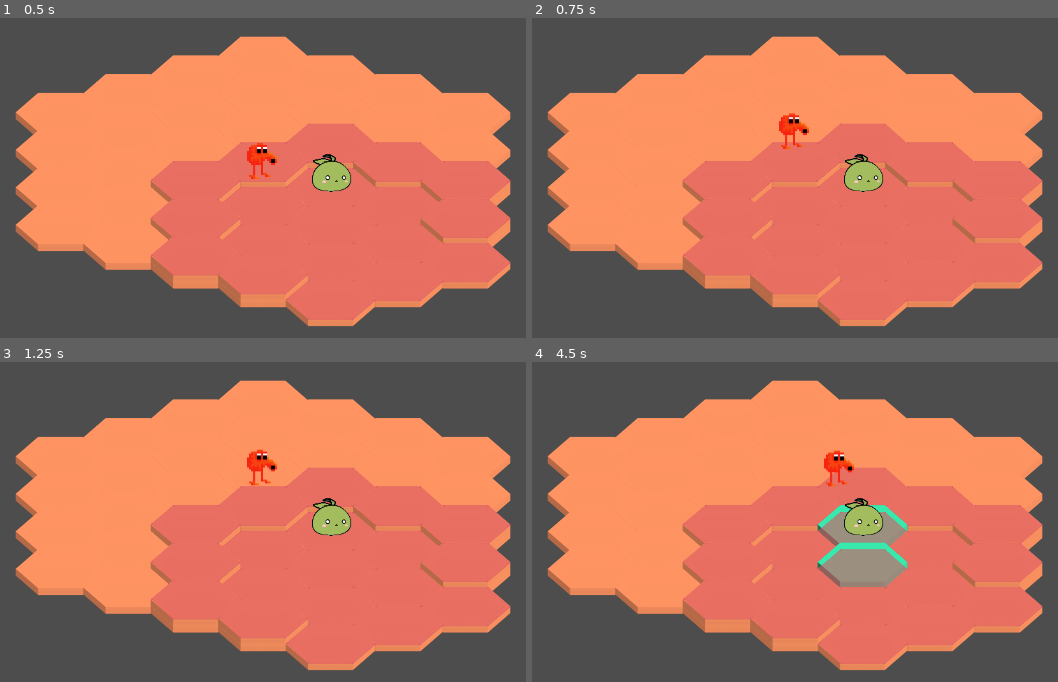
Above: before the commit, frames 1-4 (two rows, left to right).
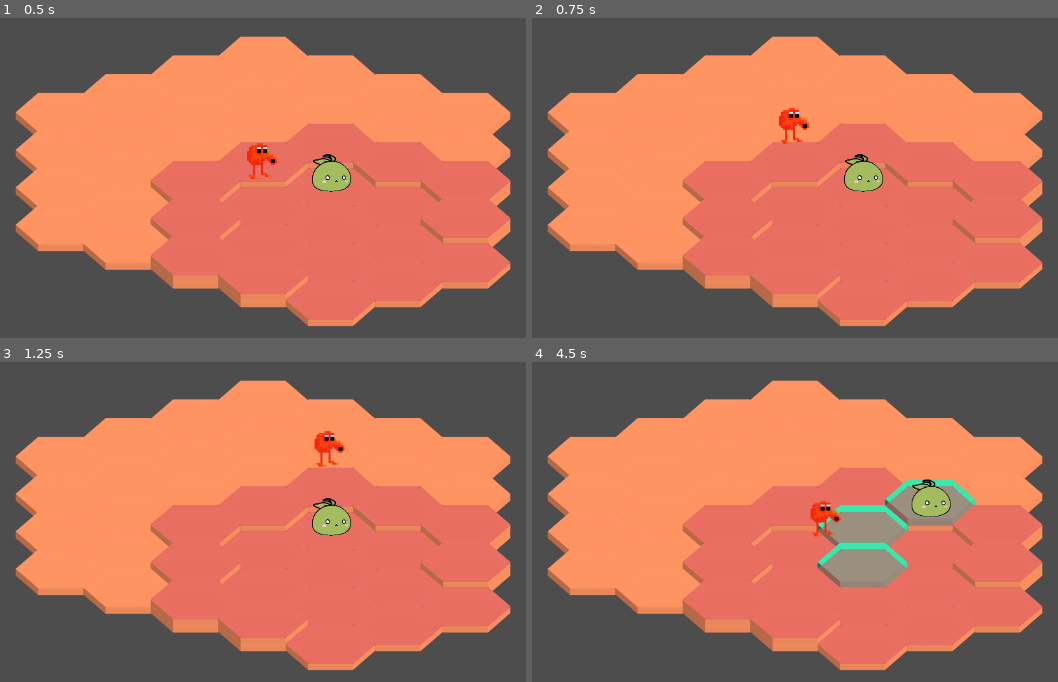
Above: after the commit, the same moments.

Repository: JayAiJoe/SlimeScaper
Game: Godot game, scene res://Scenes/map2d.tscn
The game is run twice, just before and just after one commit, with the same random seed, the same clock (stepped at 60 frames per second) and the same inputs.
Inputs:
- Up to frame 1 (0.5 s): no input
- Up to frame 2 (0.75 s): tap Enter at 0.5 s; hold Right (ui_right) from 0.53 s (still down); tap W (move_N) at 0.6 s
- Up to frame 3 (1.25 s): keep holding Right (ui_right); tap E (move_NE) at 0.8 s
- Up to frame 4 (4.5 s): release Right (ui_right) at 1.28 s; hold Down (ui_down) 1.28-2.03 s; tap E (move_NE) at 1.35 s; tap Q (move_NW) at 1.55, 2.1 s; hold Right (ui_right) 2.03-2.78 s; tap S (move_S) at 2.3, 2.85 s; hold Up (ui_up) 2.78-3.53 s; tap D (move_SE) at 3.05, 3.6 s; hold Left (ui_left) from 3.53 s (still down); tap A (move_SW) at 3.8, 4.35 s

Frame 1 is identical in both runs. In frame 2, 0.3% of the frame differs, in the area x 46-53%, y 28-41%; in frame 3, 0.7%; in frame 4, 3.3%, in the area x 52-85%, y 27-55%.

Commit message:
trail movement

Diff:
--- a/Autoloads/GameData.gd
+++ b/Autoloads/GameData.gd
@@ -10,8 +10,18 @@
 	"move_S" : Vector2(0,1),
 }
 
+const DIRECTION_NAMES = {
+	Vector2(1,0) : "move_SE",
+	Vector2(1,-1) : "move_NE",
+	Vector2(0,-1) : "move_N",
+	Vector2(-1,0) : "move_NW",
+	Vector2(-1,1) : "move_SW",
+	Vector2(0,1) : "move_S",
+}
+
+const PLAYER_TRAIL_STRENGTH = 7
+
 enum TERRAIN_TYPES {DIRT, GRASS, ROCK, WATER}
-
 
 enum SLIME_TYPES {GRASS, WATER, ROCK, FIRE}
 
--- a/Autoloads/Utils.gd
+++ b/Autoloads/Utils.gd
@@ -22,3 +22,21 @@
 func coordinates_to_global(coordinates:Vector2, scale = Vector2(TILE_WIDTH/2,TILE_HEIGHT/2)) -> Vector2:
 	return Vector2( SCREEN_CENTER.x + (3/2 * coordinates.x                                 ) * scale.x,
 					SCREEN_CENTER.y + (sqrt(3)/2 * coordinates.x + sqrt(3) * coordinates.y ) * scale.y)
+
+func get_coords_in_ring(center:Vector2, radius:int) -> Array:
+	var result = []
+	var current = Vector2(-1,1)*radius + center
+
+	for dir in GameData.DIRECTIONS:
+		for i in range(radius):
+			result.append(current)
+			current += GameData.DIRECTIONS[dir]
+	return result
+
+func get_coords_in_radius(center:Vector2, radius:int, include_center = false) -> Array:
+	var results = []
+	if include_center:
+		results.append(center)
+	for i in range(1,radius+1):
+		results += get_coords_in_ring(center, i)
+	return results
--- a/Scenes/Map2d.gd
+++ b/Scenes/Map2d.gd
@@ -16,18 +16,20 @@
 	test_grid()
 
 func test_grid():
-	var coords = get_coords_in_radius(Vector2(0,0),3, true)
+	var coords = Utils.get_coords_in_radius(Vector2(0,0),3, true)
 	for coord in coords:
 		add_new_tile(coord)
-	coords = get_coords_in_ring(Vector2(1,1),2)
+	coords = Utils.get_coords_in_ring(Vector2(1,1),2)
 	for coord in coords:
 		add_new_tile(coord)
-	highlight_tiles(get_coords_in_radius(Vector2(1,1),2, true))
+	highlight_tiles(Utils.get_coords_in_radius(Vector2(1,1),2, true))
 
 
 
 func connect_starting_signals() -> void:
 	$slime.landed.connect(change_top_level) #test functionm
+	$Player.landed.connect(update_trails)
+
 
 func add_new_tile(coordinates : Vector2, terrain = "dirt") -> void:
 	if coordinates in grid:
@@ -42,11 +44,11 @@
 	#fix global scaling
 
 func check_grid_size(new_tile_pos: Vector2):
-	print("new pos ", new_tile_pos)
+	#print("new pos ", new_tile_pos)
 	var old_tl = top_left
 	var old_br = bot_right
 	if grid.is_empty():
-		print("empty grid", new_tile_pos)
+		#print("empty grid", new_tile_pos)
 		top_left = new_tile_pos
 		bot_right = new_tile_pos
 	else:
@@ -58,30 +60,14 @@
 	if old_tl != top_left or old_br != bot_right:
 		#resize na
 		var max_length = max(bot_right.x - top_left.x, bot_right.y - top_left.y)
-		print("top_left ",top_left)
-		print("bot_right ",bot_right)
+		#print("top_left ",top_left)
+		#print("bot_right ",bot_right)
 		if max_length:
 			map_scale = Utils.SCREEN_HEIGHT/max_length*0.9
 		$Camera.set_zoom(map_scale*Vector2(1,1))
 		$Camera.set_position(Vector2((bot_right.x + top_left.x)/2,(bot_right.y + top_left.y)/2))
 
-func get_coords_in_ring(center:Vector2, radius:int) -> Array:
-	var result = []
-	var current = Vector2(-1,1)*radius + center
 
-	for dir in GameData.DIRECTIONS:
-		for i in range(radius):
-			result.append(current)
-			current += GameData.DIRECTIONS[dir]
-	return result
-
-func get_coords_in_radius(center:Vector2, radius:int, include_center = false) -> Array:
-	var results = []
-	if include_center:
-		results.append(center)
-	for i in range(1,radius+1):
-		results += get_coords_in_ring(center, i)
-	return results
 
 func highlight_tiles(tiles:Array) -> void:
 	for coord in tiles:
@@ -93,3 +79,8 @@
 	var top_level : Level = grid[coordinates].get_top_level()
 	if top_level.type in GameData.TERRAIN_REACTIONS and slime_type in GameData.TERRAIN_REACTIONS[top_level.type]:
 		top_level.set_type(GameData.TERRAIN_REACTIONS[top_level.type][slime_type])
+
+func update_trails(new_coords : Vector2) -> void:
+	for tile in grid.values():
+		(tile as Tile2D).decrement_trail_level()
+	(grid[new_coords] as Tile2D).set_trail_level(GameData.PLAYER_TRAIL_STRENGTH)
--- a/Scenes/player.gd
+++ b/Scenes/player.gd
@@ -1,13 +1,17 @@
 extends Node2D
 
 
+const MOVE_TIME = 0.25
 
 var current_coord
 var animating = false
 
-const JUMP_VELOCITY = -350.0
-var gravity = ProjectSettings.get_setting("physics/2d/default_gravity") * 2
+const JUMP_VELOCITY = -400.0
+var gravity = ProjectSettings.get_setting("physics/2d/default_gravity") * 3
 var velocity_y = 0
+
+var move_queue : Array = []
+var move_queue_max : int = 1
 
 @onready var sprite : Sprite2D = $Sprite2D
 
@@ -24,7 +28,12 @@
 func _input(event):
 	for dir in GameData.DIRECTIONS:
 		if event.is_action_pressed(dir):
-			move_dir(dir)
+			if move_queue.size() < move_queue_max:
+				move_queue.append(dir)
+
+func _process(delta):
+	if not animating and move_queue.size() > 0:
+		move_dir(move_queue.pop_front())
 
 func _physics_process(delta):
 	if velocity_y != 0:
@@ -43,7 +52,7 @@
 	var tween = get_tree().create_tween()
 	tween.finished.connect(set_animating.bind(false))
 	set_animating(true)
-	tween.tween_property(self, "position", Utils.grid.grid[current_coord].get_top_pos(), 0.4)
+	tween.tween_property(self, "position", Utils.grid.grid[current_coord].get_top_pos(), MOVE_TIME)
 	velocity_y = JUMP_VELOCITY
 	tween.tween_callback(emit_signal.bind("landed", current_coord))
 
--- a/Scenes/slime.gd
+++ b/Scenes/slime.gd
@@ -1,11 +1,4 @@
 extends Node2D
-
-const DIR = {   "move_SE": Vector2(1,0),
-				"move_NE": Vector2(1,-1),
-				"move_N" : Vector2(0,-1),
-				"move_NW": Vector2(-1,0),
-				"move_SW": Vector2(-1,1),
-				"move_S" : Vector2(0,1),}
 
 var current_coord
 var animating = false
@@ -14,7 +7,11 @@
 var gravity = ProjectSettings.get_setting("physics/2d/default_gravity") * 2
 var velocity_y = 0
 
+
 var type = GameData.SLIME_TYPES.GRASS
+
+var los : Array = []
+var vision_range : int = 1
 
 @onready var sprite : Sprite2D = $Sprite2D
 @onready var animation_player = $AnimationPlayer
@@ -28,7 +25,10 @@
 
 	Utils.set_screen_rect(get_viewport_rect())
 	current_coord = Vector2(1,0)
+	update_los(current_coord)
 	set_position(Utils.coordinates_to_global(current_coord))
+
+
 
 	#animation_player.play("idle")
 
@@ -62,7 +62,7 @@
 func move_dir(dir : String) -> void:
 	if animating:
 		return
-	var new_coord = current_coord + DIR[dir]
+	var new_coord = current_coord + GameData.DIRECTIONS[dir]
 	if not new_coord in Utils.grid.grid:
 		return
 	current_coord = new_coord
@@ -72,6 +72,27 @@
 	tween.tween_property(self, "position", Utils.coordinates_to_global(current_coord), 0.4)
 	velocity_y = JUMP_VELOCITY
 	tween.tween_callback(emit_signal.bind("landed", current_coord, type))
+	tween.tween_callback(update_los.bind(current_coord))
 
 func set_animating(val : bool) -> void:
 	animating = val
+
+func update_los(coords : Vector2) -> void:
+	los = Utils.get_coords_in_ring(coords, vision_range)
+
+func get_aggro_direction() -> String:
+	var highest_trail_level = 0
+	var chosen_direction = ""
+	for coords in los:
+		if coords in Utils.grid.grid:
+			var current_tile = (Utils.grid.grid[coords] as Tile2D)
+			if current_tile.trail_level > highest_trail_level:
+					highest_trail_level = current_tile.trail_level
+					chosen_direction = GameData.DIRECTION_NAMES[coords - current_coord]
+	return chosen_direction
+
+
+func _on_move_timer_timeout():
+	var direction = get_aggro_direction()
+	if direction != "":
+		move_dir(direction)
--- a/Scenes/slime.tscn
+++ b/Scenes/slime.tscn
@@ -38,3 +38,8 @@
 libraries = {
 "": SubResource("AnimationLibrary_hqloo")
 }
+
+[node name="MoveTimer" type="Timer" parent="."]
+autostart = true
+
+[connection signal="timeout" from="MoveTimer" to="." method="_on_move_timer_timeout"]
--- a/Scenes/tile_2d.gd
+++ b/Scenes/tile_2d.gd
@@ -4,6 +4,9 @@
 var coordinates  = Vector2(0,0)
 var Level = preload("res://Scenes/level.tscn")
 var levels = []
+
+var trail_level : int = 0
+
 @onready var highlight = $Highlight
 
 func _ready():
@@ -38,3 +41,9 @@
 
 func get_top_level() -> Level:
 	return levels[-1]
+
+func decrement_trail_level() -> void:
+	trail_level = max(0, trail_level - 1)
+
+func set_trail_level(t_level : int) -> void:
+	trail_level = t_level
